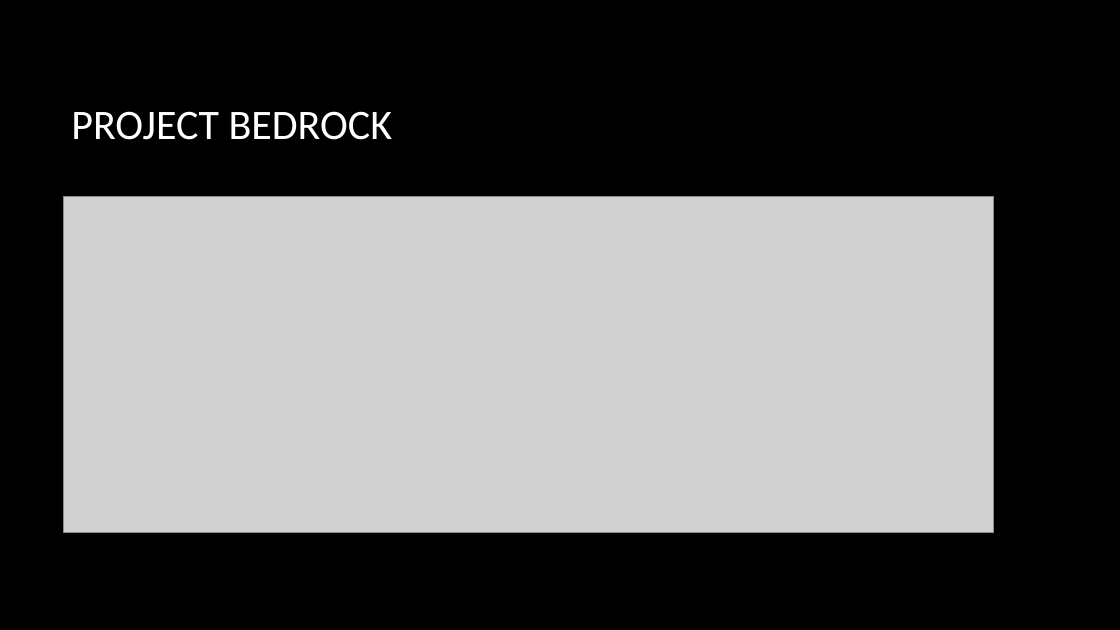
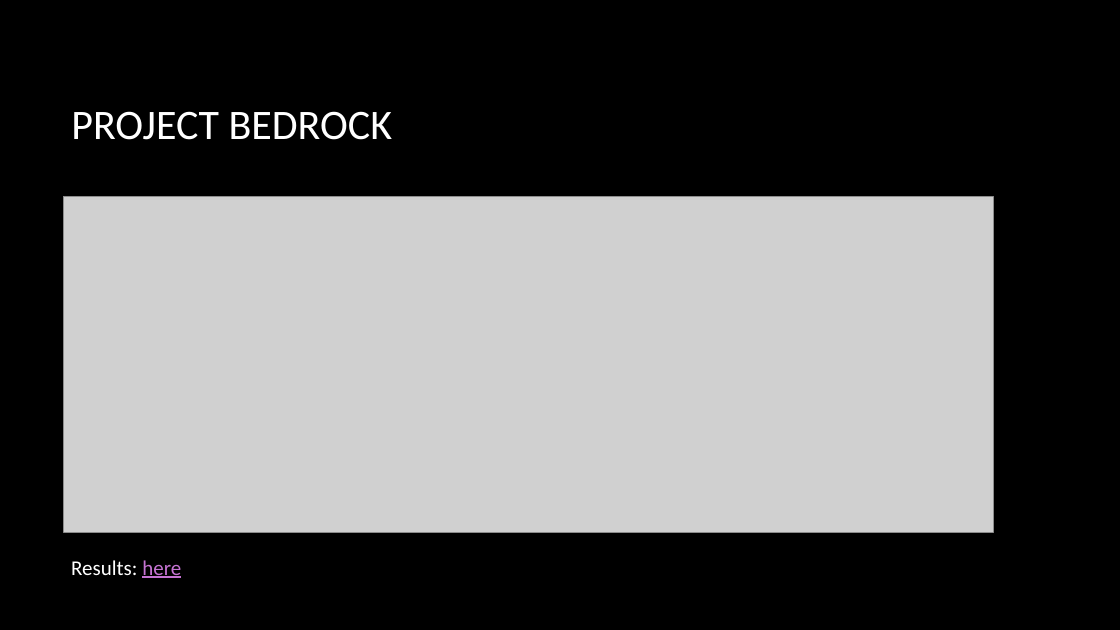
Before and after one commit to rynowak/Presentations, a slide deck: slide 5 of 2019/NDCSyndey/slides.pptx (slide 4 before the commit). Drawn at 1120x630 pixels with LibreOffice and Linux fonts; fonts in the diff are those of the drawing; grey boxes stand for pictures; background and template pictures are left out. Boxes give left, top, right and bottom in pixels: in the first picture for what was removed or moved away, otherwise in the second. Text is boxed around its words. In the diff, an @@ line names an element or a change of style, - is before the commit and + after.

```diff
--- a/2019/NDCSyndey/slides.pptx
+++ b/2019/NDCSyndey/slides.pptx
@@ text added at box(71, 560, 181, 578), 18 pt, text #FFFFFF @@
+Results: here
```
Also in this commit, not shown: 11 other slides changed, 5 slides added.
